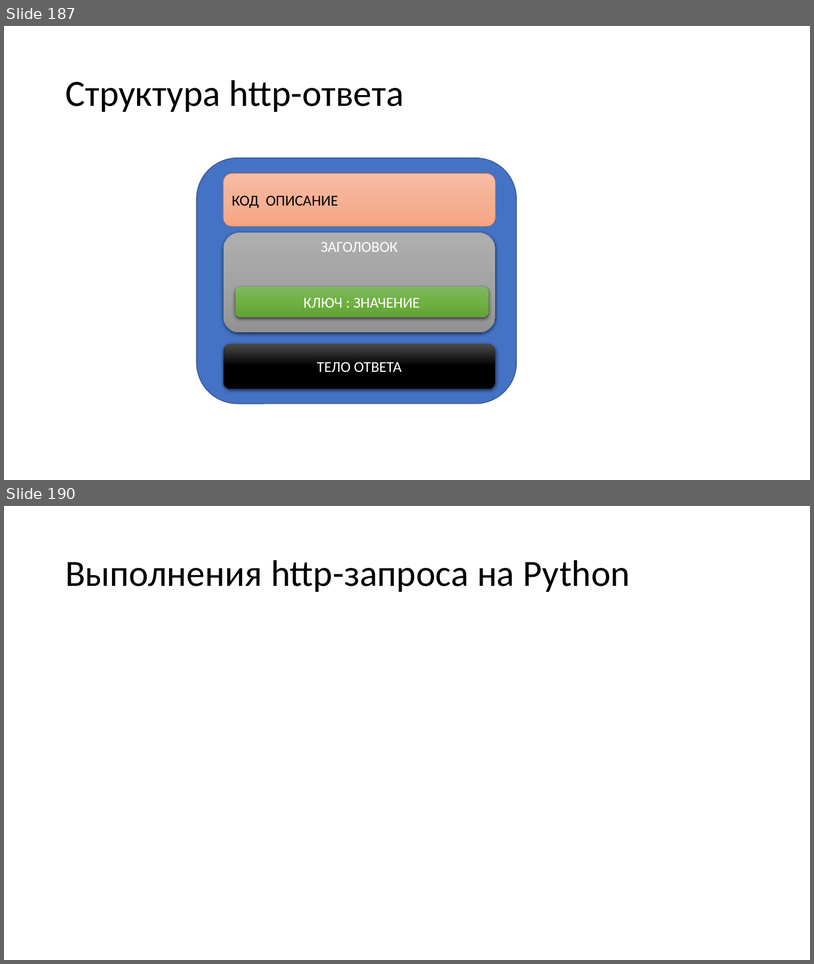
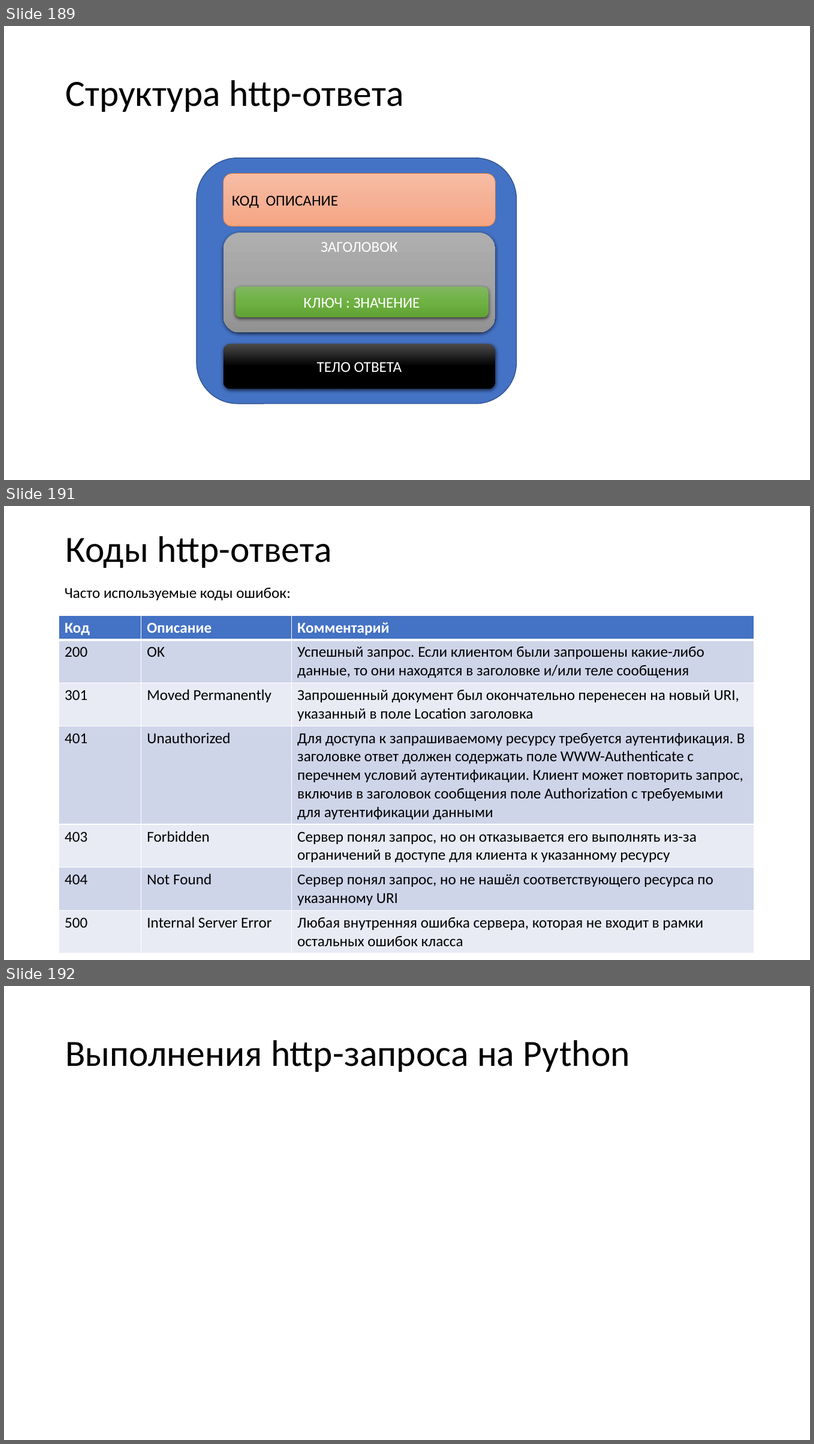
Before and after one commit to paveltsytovich/telegram-course, a slide deck: Presentation/Разработка ботов для телеграмм на Python.pptx. Shown one above the other, each under a label of ours: slides 187 and 190 before the commit, slides 189, 191 and 192 after it; the slides between them are not shown. The pictures are 814x964 and 814x1444 pixels, drawn with LibreOffice and Linux fonts; fonts in the diff are those of the drawing. Boxes give left, top, right and bottom in pixels: in the first picture for what was removed or moved away, otherwise in the second. Text is boxed around its words. In the diff, an @@ line names an element or a change of style, - is before the commit and + after.

Commit message:
теория по http-протоколу

```diff
--- a/Presentation/Разработка ботов для телеграмм на Python.pptx
+++ b/Presentation/Разработка ботов для телеграмм на Python.pptx
@@ slide 191 added at <box>4,506,810,960</box>, background #FFFFFF @@
@@ title added at <box>65,536,332,568</box>, 44 pt, text #000000 @@
+Коды http-ответа
@@ text added at <box>65,588,291,600</box>, 18 pt, text #000000 @@
+Часто используемые коды ошибок:
@@ table added at <box>59,615,754,949</box>, 7 rows, 3 columns @@
+Код | Описание | Комментарий
+200 | OK | Успешный запрос. Если клиентом были запрошены какие-либо данные, то они находятся в заголовке и/или теле сообщения
+301 | Moved Permanently | Запрошенный документ был окончательно перенесен на новый URI, указанный в поле Location заголовка
+401 | Unauthorized | Для доступа к запрашиваемому ресурсу требуется аутентификация. В заголовке ответ должен содержать поле WWW-Authenticate с перечнем условий аутентификации. Клиент может повторить запрос, включив в заголовок сообщения поле Authorization с требуемыми для аутентификации данными
+403 | Forbidden | Сервер понял запрос, но он отказывается его выполнять из-за ограничений в доступе для клиента к указанному ресурсу
+404 | Not Found | Сервер понял запрос, но не нашёл соответствующего ресурса по указанному URI
+500 | Internal Server Error | Любая внутренняя ошибка сервера, которая не входит в рамки остальных ошибок класса
@@ what was slide 187 is now slide 189 @@
@@ what was slide 190 is now slide 192 @@
```
Also in this commit, not shown: 1 slide changed, 3 other slides added, 2 slides removed.
